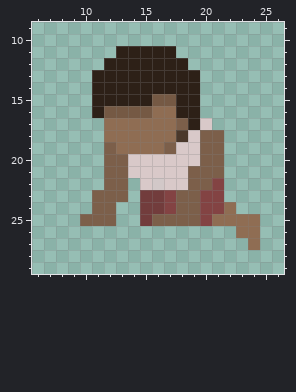
Two versions of one pixel-art sprite, Sprites/Benny_LedgeClimb3.png. That is the earlier state.
The file is 32x32 pixels. Colours within 5 levels of each other are drawn and written as one. Shown: x 6..26, y 9..29.
The same view after the edit:
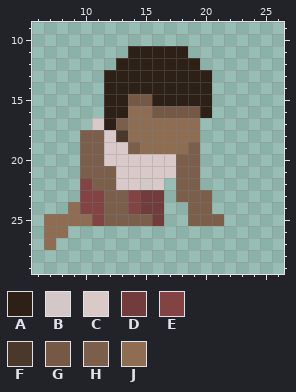
Palette (. is transparent): A #2d2017  B #d2c8c8  C #d9c9c9  D #723c3c  E #834343  F #4a382b  G #755944  H #7c5f4a  J #8f6d53
The edit:
@@ x 6..26 @@
 10 .....................
-11 .......AAAAA.........
-12 ......AAAAAAA........
-13 .....AAAAAAAAA.......
-14 .....AAAAAAAAA.......
-15 .....AAAAAGGAA.......
-16 .....AGGGGJJAA.......
-17 ......JJJJJJHAC......
-18 ......JJJJJJFCHH.....
-19 ......HJJJJHCCHH.....
-20 ......HHCCCCCCHH.....
-21 ......HHCCCCCHHH.....
-22 ......HH.CBCCHHE.....
-23 .....HHH.DDEHHEE.....
-24 .....HH..DDEHHEEJ....
-25 ....HHH..DHHHHEJJJJ..
-26 .................JJ..
-27 ..................J..
+11 ........AAAAA........
+12 .......AAAAAAA.......
+13 ......AAAAAAAAA......
+14 ......AAAAAAAAA......
+15 ......AAGGAAAAA......
+16 ......AAJJGGGGA......
+17 .....CAHJJJJJJ.......
+18 ....HHCFJJJJJJ.......
+19 ....HHCCHJJJJH.......
+20 ....HHCCCCCCHH.......
+21 ....HHHCCCCCHH.......
+22 ....EHHCCBC.HH.......
+23 ....EEHHEDD.HHH......
+24 ...JEEHHEDD..HH......
+25 .JJJJEHHHHD..HHH.....
+26 .JJ..................
+27 .J...................
 28 .....................
Where, in picture pixels (left, top, right, bottom), the same in both pictures:
changed: (44, 46, 260, 250)
